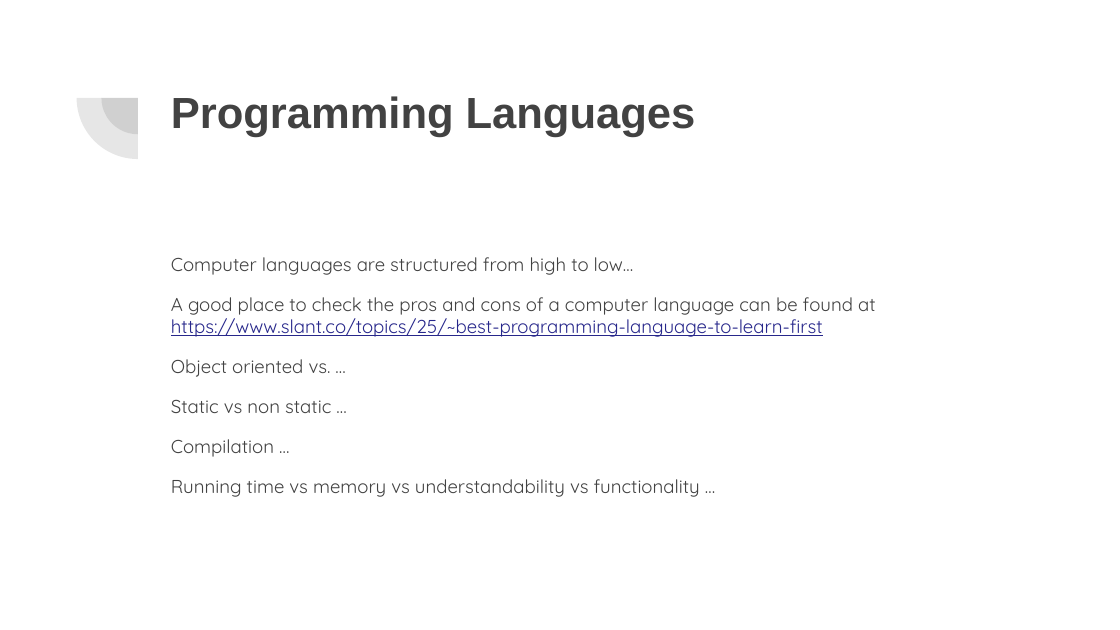
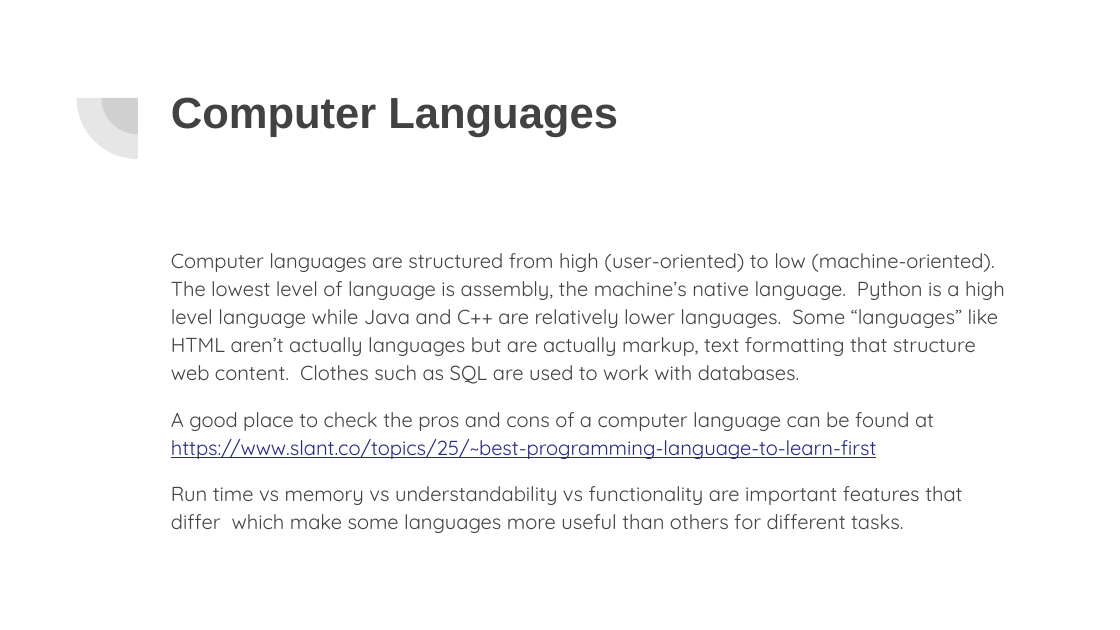
Before and after one commit to NolanSmithSolutions/Course, a slide deck: slide 12 of FutureApps/Your Data Science Future.pptx (slide 10 before the commit). Drawn at 1120x630 pixels with LibreOffice and Linux fonts; fonts in the diff are those of the drawing. Boxes give left, top, right and bottom in pixels: in the first picture for what was removed or moved away, otherwise in the second. Text is boxed around its words. In the diff, an @@ line names an element or a change of style, - is before the commit and + after.

```diff
--- a/FutureApps/Your Data Science Future.pptx
+++ b/FutureApps/Your Data Science Future.pptx
@@ title at box(171, 97, 618, 137): text changed @@
-Programming Languages
+Computer Languages
@@ text at box(171, 253, 1005, 384): text changed; size 12 to 13 pt @@
-Computer languages are structured from high to low…
+Computer languages are structured from high (user-oriented) to low (machine-oriented). The lowest level of language is assembly, the machine’s native language. Python is a high level language while Java and C++ are relatively lower languages. Some “languages” like HTML aren’t actually languages but are actually markup, text formatting that structure web content. Clothes such as SQL are used to work with databases.
@@ text at box(171, 412, 934, 459): size 12 to 13 pt in "A good place to check the pros ..."; line spacing 0.95 to 1.15 @@
@@ text at box(171, 486, 962, 533): text changed; size 12 to 13 pt @@
-Object oriented vs. …
-Static vs non static …
-Compilation …
-Running time vs memory vs understandability vs functionality …
+Run time vs memory vs understandability vs functionality are important features that differ which make some languages more useful than others for different tasks.
```
Also in this commit, not shown: 10 other slides changed, 7 slides added, 6 slides removed, 2 other files.
